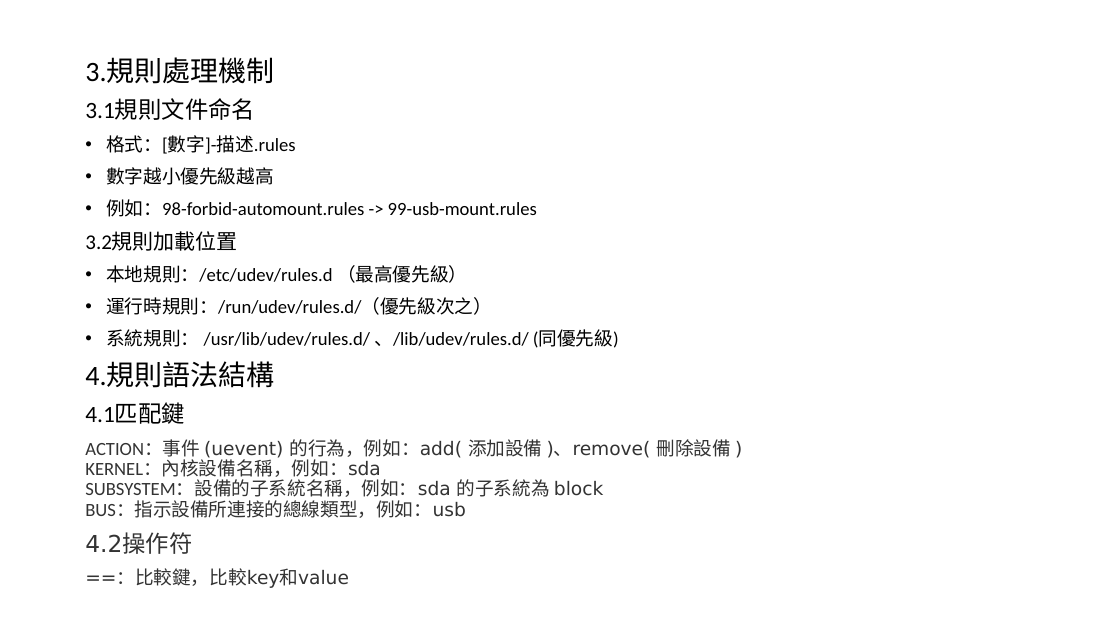
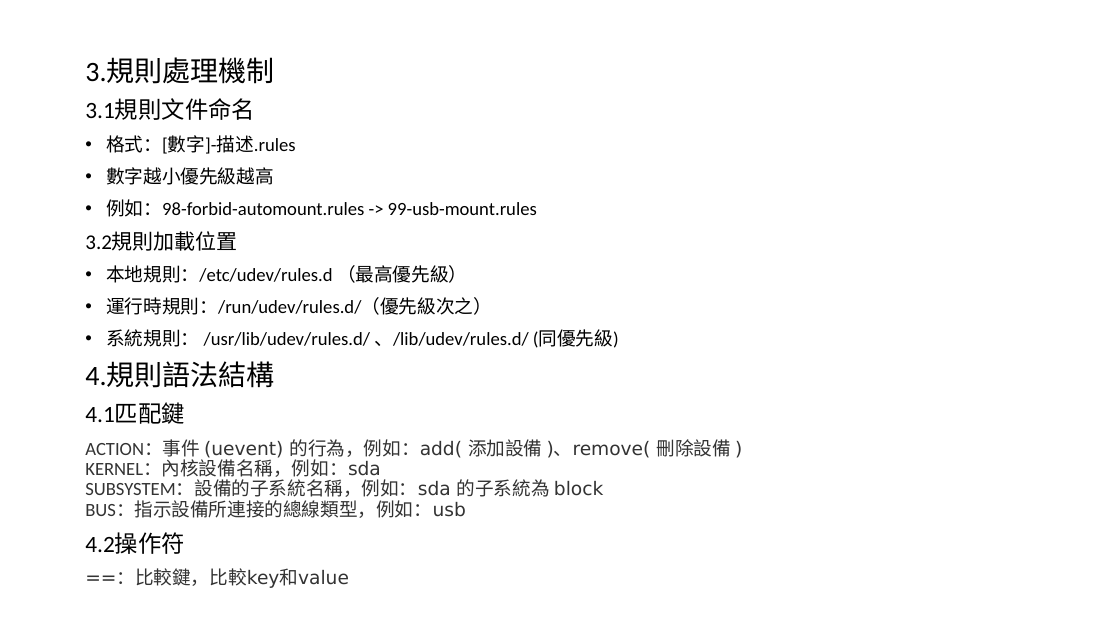
Before and after one commit to LewTIS/study, a slide deck: slide 6 of usb_update/USB設備自動掛載與通知-udev.pptx. Drawn at 1120x630 pixels with LibreOffice and Linux fonts; fonts in the diff are those of the drawing. Boxes give left, top, right and bottom in pixels: in the first picture for what was removed or moved away, otherwise in the second. Text is boxed around its words. In the diff, an @@ line names an element or a change of style, - is before the commit and + after.

```diff
--- a/usb_update/USB設備自動掛載與通知-udev.pptx
+++ b/usb_update/USB設備自動掛載與通知-udev.pptx
@@ text at (85,532,185,554): font DejaVu Sans to Calibri, text colour #333333 to #000000 in "4.2操作符" @@
```
Also in this commit, not shown: 3 other files.
